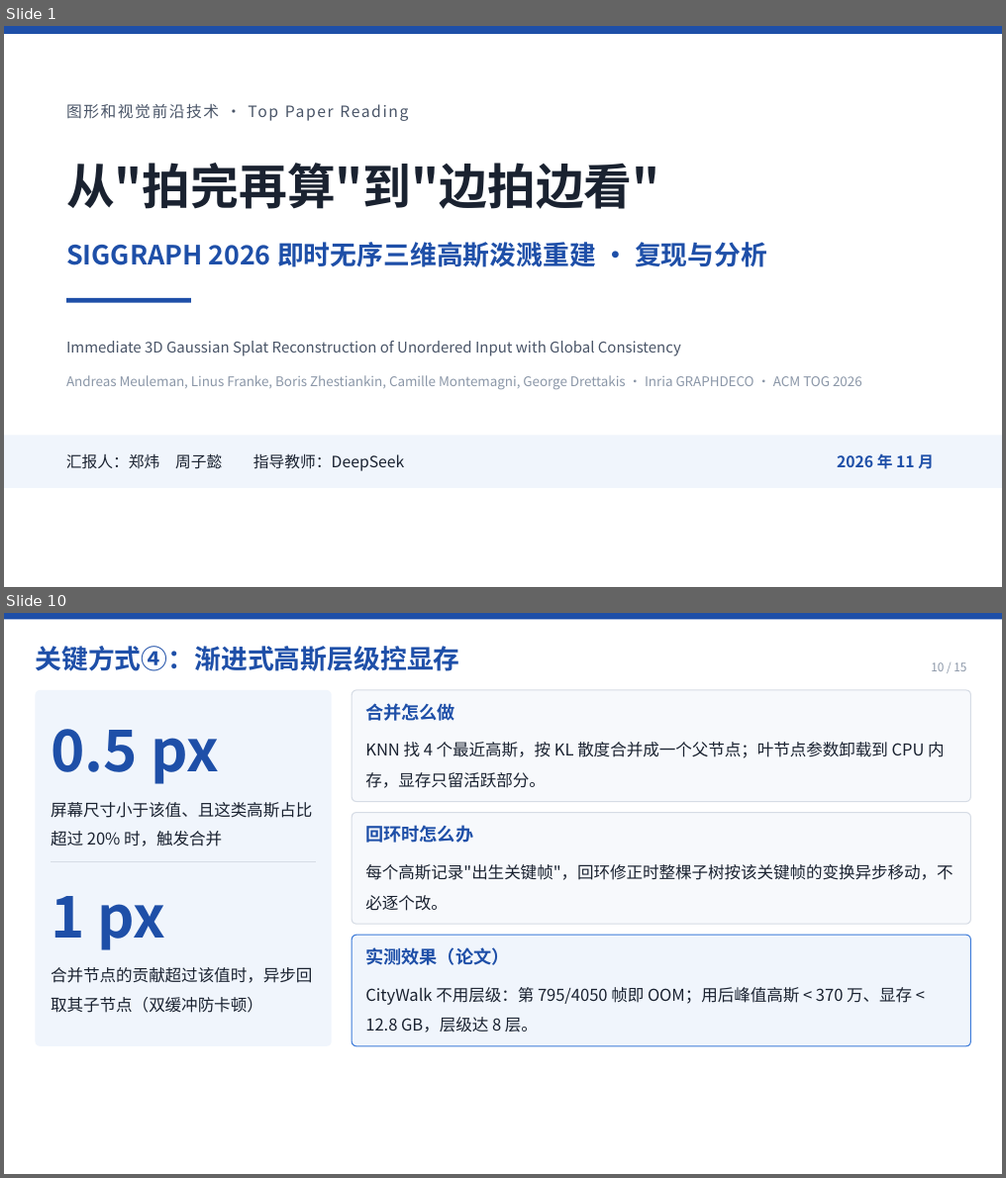
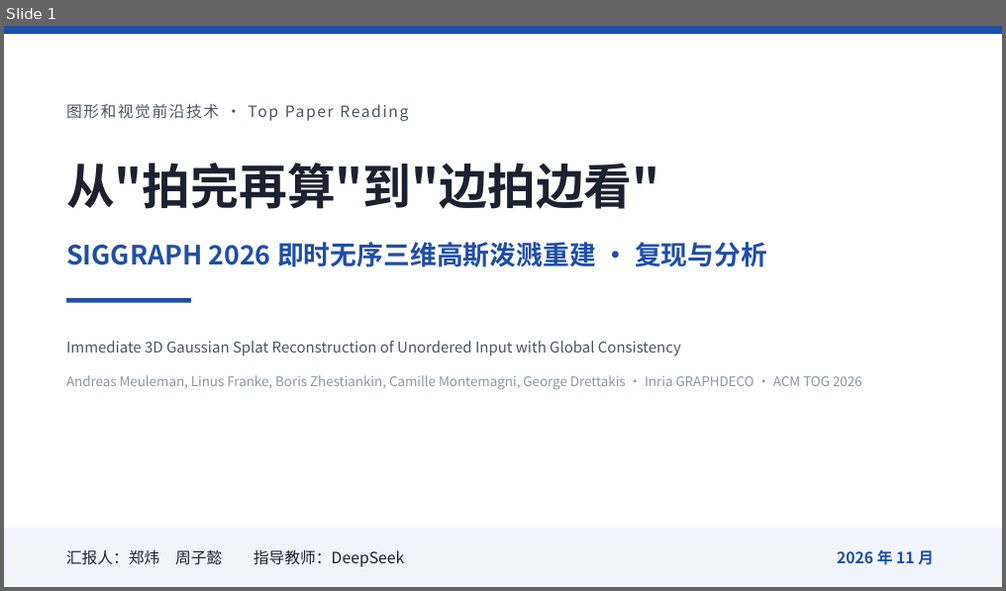
Before and after one commit to LeoZhengWei/ecnu-cs, a slide deck: ecnu-cg/02-PPT/PPT-即时三维高斯泼溅重建.pptx. Shown one above the other, each under a label of ours: slides 1 and 10 before the commit, slide 1 after it; the slides between them are not shown. The pictures are 1006x1178 and 1006x591 pixels, drawn with LibreOffice and Linux fonts; fonts in the diff are those of the drawing. Boxes give left, top, right and bottom in pixels: in the first picture for what was removed or moved away, otherwise in the second. Text is boxed around its words. In the diff, an @@ line names an element or a change of style, - is before the commit and + after.

Commit message:
feat(ecnu-cg): PPT 重构为「七步各一页」，报告同步并补七张方法示意图
- PPT 15 页重排：P2 背景+四类问题、P3 摘要+贡献+创新（原四页压成两页）；
  P4 方法总览；P5-P11 七个步骤各一页，每页固定「做什么/示意图/核心公式/
  关键超参/为什么」五段；P12 补 4 条消融条；P13 删掉全部复现工程问题，
  只留论文自述边界。原「三代工作演进」页并入 P14 结论首句。
- 新增 figs/fig1..7 七张 matplotlib 示意图与 formula/f05..11 七张公式渲染图
  （原底部公式为 ASCII 拼写法，现统一为矢量排版图）。
- slide 源码 slides/01..15 全量同步；新增 tools/figs.py、gen_steps.py、
  render_formula.py 三个可复现生成脚本。
- 报告 3.3 节按七步重写（总表+每步一段+居中公式），插入图 1-7；
  01-报告/img/m1..m7.png 与插值脚本 tools/insert_figs.py 一并入库。
- 讲稿第 2 章重写为主讲 12:20（另附 10 分钟压缩方案）；STORY、讲稿要点、
  交付说明、README 同步；「跳数」口径统一修正为「加权图距」。

```diff
--- a/ecnu-cg/02-PPT/PPT-即时三维高斯泼溅重建.pptx
+++ b/ecnu-cg/02-PPT/PPT-即时三维高斯泼溅重建.pptx
@@ slide 10 removed at box(4, 613, 1002, 1174), background #FFFFFF @@
@@ rectangle removed at box(4, 613, 1002, 619) @@
@@ text removed at box(35, 646, 459, 671) @@
-关键方式④：渐进式高斯层级控显存
@@ text removed at box(931, 663, 966, 671) @@
-10 / 15
@@ rounded rectangle removed at box(36, 690, 332, 1047) @@
@@ rounded rectangle removed at box(352, 690, 971, 802) @@
@@ text removed at box(51, 729, 219, 784) @@
-0.5 px
@@ text removed at box(365, 703, 455, 721) @@
-合并怎么做
@@ text removed at box(365, 742, 944, 788) @@
-KNN 找 4 个最近高斯，按 KL 散度合并成一个父节点；叶节点参数卸载到 CPU 内存，显存只留活跃部分。
@@ text removed at box(51, 802, 312, 847) @@
-屏幕尺寸小于该值、且这类高斯占比超过 20% 时，触发合并
@@ rounded rectangle removed at box(352, 813, 971, 925) @@
@@ text removed at box(365, 825, 473, 843) @@
-回环时怎么办
@@ rectangle removed at box(51, 861, 316, 862) @@
@@ text removed at box(365, 864, 952, 911) @@
-每个高斯记录"出生关键帧"，回环修正时整棵子树按该关键帧的变换异步移动，不必逐个改。
@@ text removed at box(51, 896, 166, 951) @@
-1 px
@@ rounded rectangle removed at box(352, 935, 971, 1047) @@
@@ text removed at box(51, 967, 312, 1013) @@
-合并节点的贡献超过该值时，异步回取其子节点（双缓冲防卡顿）
@@ text removed at box(365, 948, 509, 965) @@
-实测效果（论文）
@@ text removed at box(365, 987, 912, 1033) @@
-CityWalk 不用层级：第 795/4050 帧即 OOM；用后峰值高斯 < 370 万、显存 < 12.8 GB，层级达 8 层。
@@ slide 1 changed as well @@
@@ rectangle: place and size @@
-rectangle at box(4, 436, 1002, 488)
+rectangle at box(4, 528, 1002, 587)
@@ text "汇报人：郑炜 周子懿 指导教师：DeepSeek": place and size @@
-text "汇报人：郑炜 周子懿 指导教师：DeepSeek" at box(66, 454, 404, 472)
+text "汇报人：郑炜 周子懿 指导教师：DeepSeek" at box(66, 550, 404, 568)
@@ text "2026 年 11 月": place and size @@
-text "2026 年 11 月" at box(837, 454, 934, 470)
+text "2026 年 11 月" at box(837, 550, 934, 566)
```
Also in this commit, not shown: 6 other slides changed, 8 slides added, 7 other slides removed, 47 other files.
